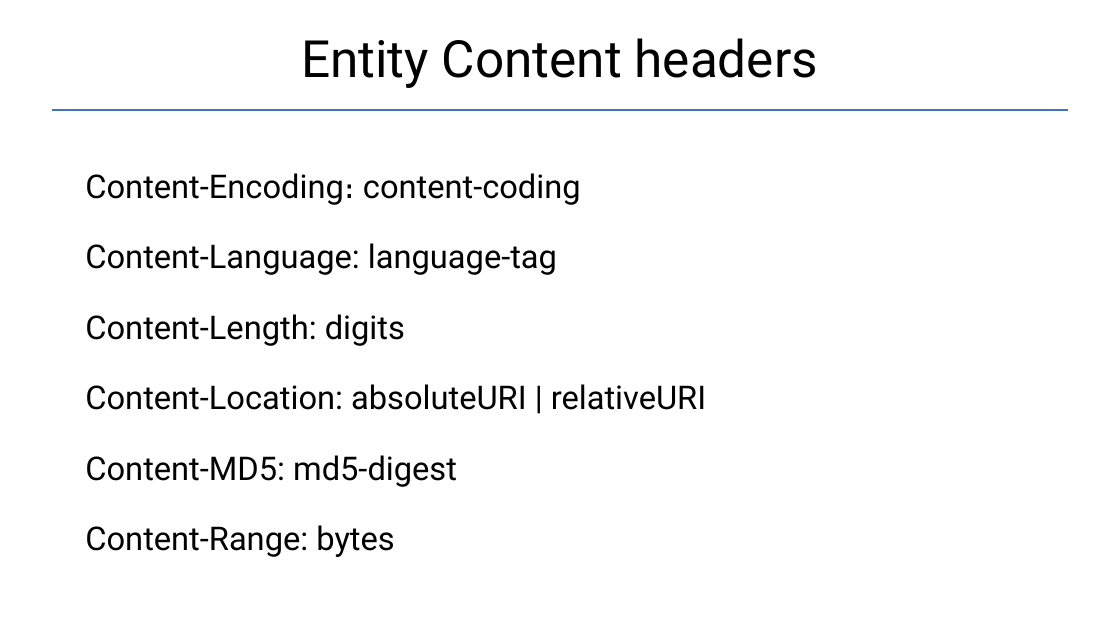
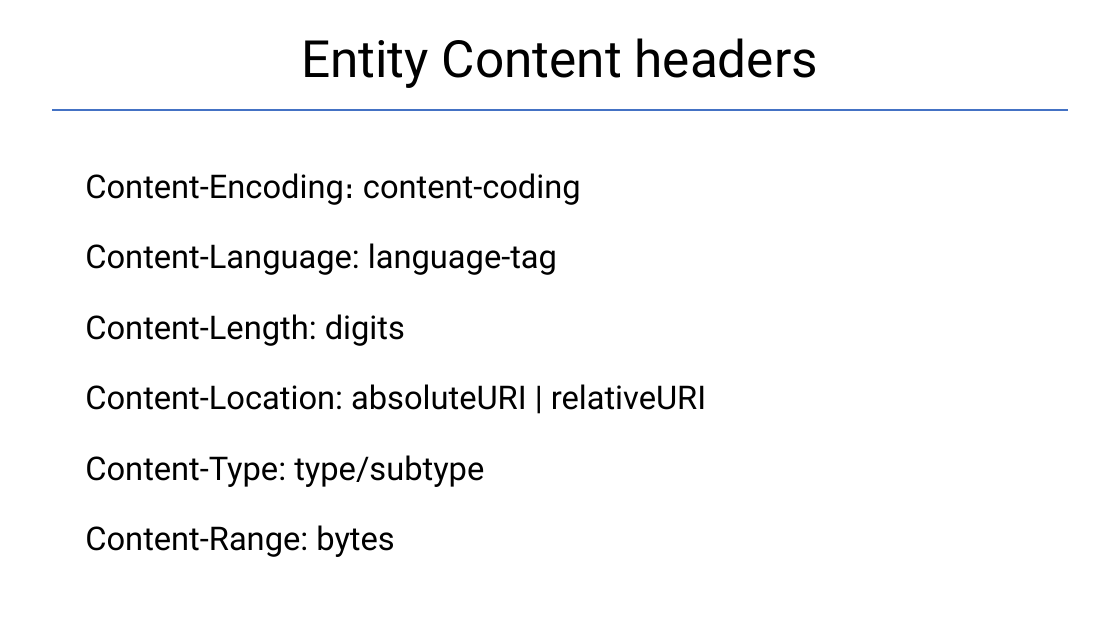
Before and after one commit to Garnik94/Levelup_presentations, a slide deck: slide 27 of Http/Http_presentation.pptx. Drawn at 1120x630 pixels with LibreOffice and Linux fonts; fonts in the diff are those of the drawing. Boxes give left, top, right and bottom in pixels: in the first picture for what was removed or moved away, otherwise in the second. Text is boxed around its words. In the diff, an @@ line names an element or a change of style, - is before the commit and + after.

```diff
--- a/Http/Http_presentation.pptx
+++ b/Http/Http_presentation.pptx
@@ text at [85,455,484,487]: text changed @@
-Content-MD5: md5-digest
+Content-Type: type/subtype
```
Also in this commit, not shown: 2 other slides changed, 1 other file.
